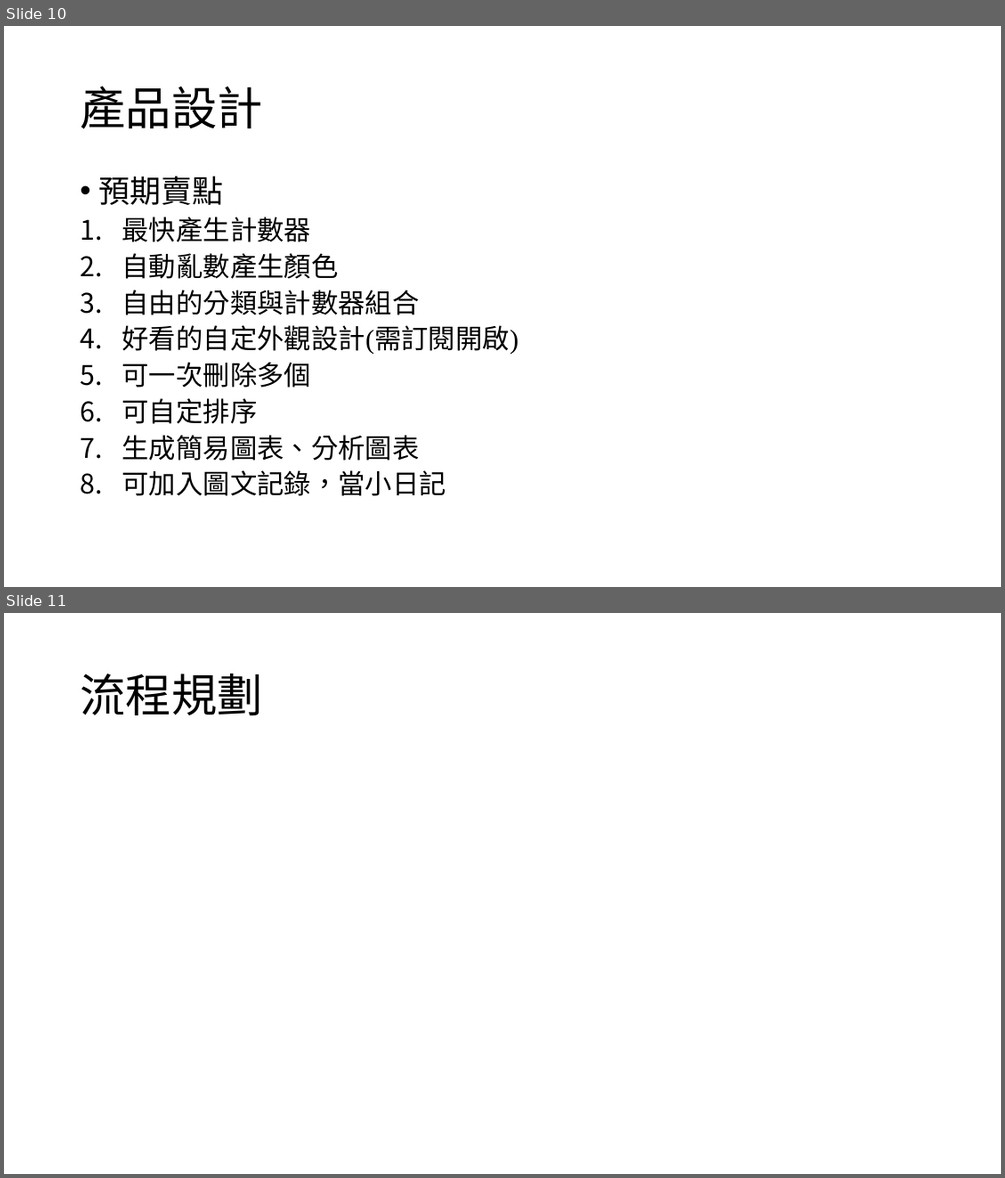
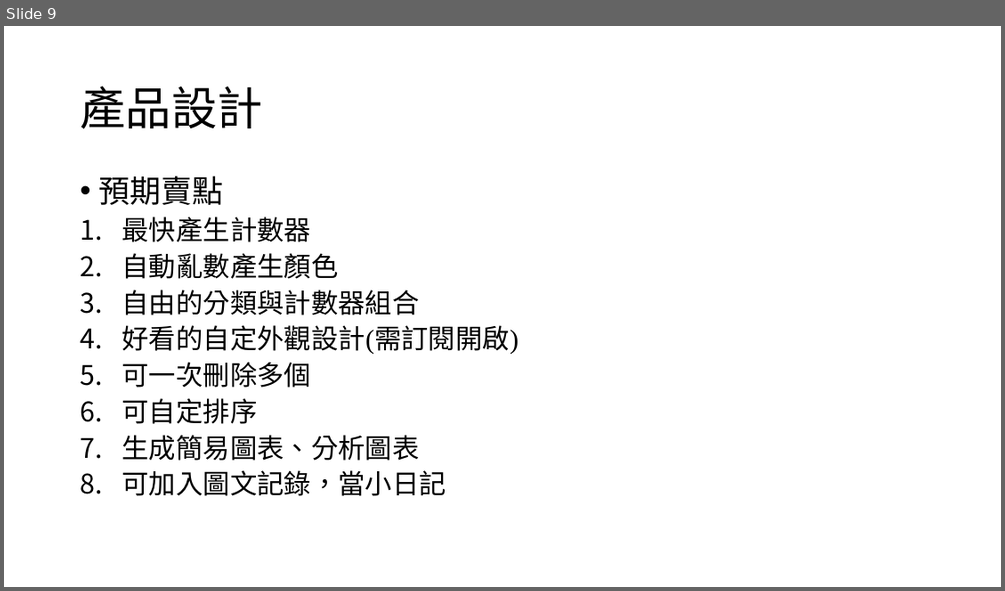
Before and after one commit to wubrother18/card_book_flutter, a slide deck: 小卡冊專案計劃.pptx. Shown one above the other, each under a label of ours: slides 10 and 11 before the commit, slide 9 after it. The pictures are 1005x1178 and 1005x591 pixels, drawn with LibreOffice and Linux fonts; fonts in the diff are those of the drawing. Boxes give left, top, right and bottom in pixels: in the first picture for what was removed or moved away, otherwise in the second. Text is boxed around its words. In the diff, an @@ line names an element or a change of style, - is before the commit and + after.

```diff
--- a/小卡冊專案計劃.pptx
+++ b/小卡冊專案計劃.pptx
@@ slide 11 removed at (x1=4, y1=613, x2=1001, y2=1174), background #FFFFFF @@
@@ title removed at (x1=80, y1=674, x2=262, y2=715) @@
-流程規劃
@@ what was slide 10 is now slide 9 @@
```
Also in this commit, not shown: 7 slides changed, 2 slides added, 4 other slides removed, 5 other files.
